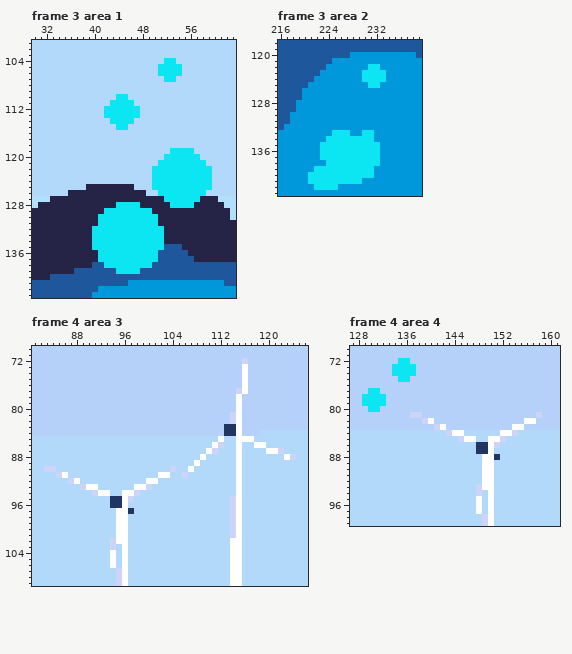
File history of a pixel-art file, aseprites/windmill-scene.aseprite. Above: the version before the commit.
256x144 pixels, 5 frames. Colours within 5 levels of each other are drawn and written as one. Shown: frame 3 area 1: x 30..63, y 101..143; frame 3 area 2: x 216..239, y 118..143; frame 4 area 3: x 81..126, y 70..109; frame 4 area 4: x 127..161, y 70..99. The commit also changed other frames or places, which this record leaves out.
After:
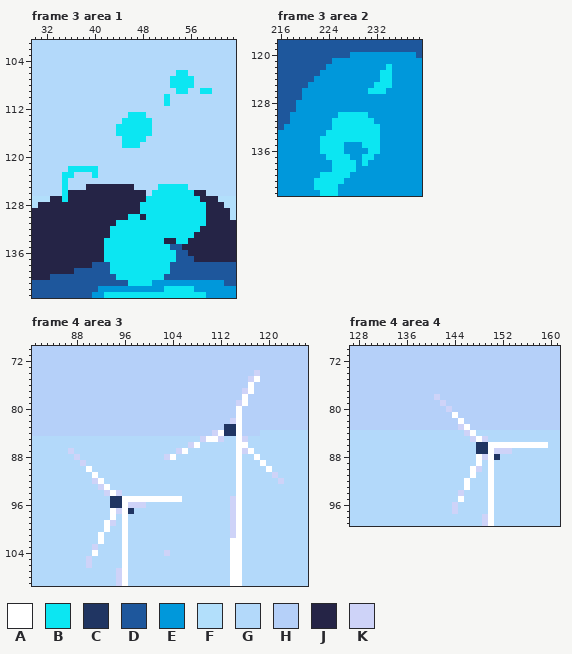
Palette (. is transparent): A #ffffff  B #0ce6f2  C #203562  D #1e579c  E #0098db  F #b2dffb  G #b3d9fa  H #b5d0f9  J #252446  K #ced3f8
Change:
Frame 3 area 1, layer "Ground/Ground 3":
y 104: x 52..53 BB -> GG
y 105: x 51..54 BBBB -> GGGG
y 106: x 51..53 BBB -> GGG; x 55 G -> B
y 107: x 52 B -> G; x 54..56 GGG -> BBB
y 108: x 53..56 GGGG -> BBBB
y 109: x 54..55 GG -> BB; x 58..59 GG -> BB
y 110: x 44..45 BB -> GG; x 52 G -> B
y 111: x 43..46 BBBB -> GGGG; x 52 G -> B
y 112: x 42..47 BBBBBB -> GGGGGG
y 113: x 42..45 BBBB -> GGGG; x 48 G -> B
y 114: x 43..44 BB -> GG; x 47..49 GGG -> BBB
y 115: x 46..49 GGGG -> BBBB
y 116: x 44..49 GGGGGG -> BBBBBB
y 117: x 45..48 GGGG -> BBBB
y 118: x 45..47 GGG -> BBB
y 119: x 53..56 BBBB -> GGGG
y 120: x 52..57 BBBBBB -> GGGGGG
y 121: x 51..58 BBBBBBBB -> GGGGGGGG
y 122: x 36..40 GGGGG -> BBBBB; x 50..59 BBBBBBBBBB -> GGGGGGGGGG
y 123: x 35..36 GG -> BB; x 40 G -> B; x 50..59 BBBBBBBBBB -> GGGGGGGGGG
y 124: x 35 G -> B; x 50..59 BBBBBBBBBB -> GGGGGGGGGG
y 125: x 35 G -> B; x 50 B -> G; x 56..59 BBBB -> GGGG
y 126: x 35 G -> B; x 50 G -> B; x 57..58 BB -> JJ
y 127: x 35 J -> B; x 49..51 JJJ -> BBB
y 128: x 44..52 BBBBJJJJJ -> JJJJBBBBB; x 57..58 JJ -> BB
y 129: x 42..47 BBBBBB -> JJJJJJ; x 50..58 JJJJJJJJJ -> BBBBBBBBB
y 130: x 41..45 BBBBB -> JJJJJ; x 48 B -> J; x 51..58 JJJJJJJJ -> BBBBBBBB
y 131: x 41..43 BBB -> JJJ; x 51..58 JJJJJJJJ -> BBBBBBBB
y 132: x 40..42 BBB -> JJJ; x 52..57 JJJJJJ -> BBBBBB
y 133: x 40..42 BBB -> JJJ; x 52..56 JJJJJ -> BBBBB
y 134: x 40..41 BB -> JJ; x 54..55 JJ -> BB
y 135: x 40..41 BB -> JJ; x 52 D -> B
y 136..137: x 41 B -> J; x 51..53 DDD -> BBB
y 138: x 42 B -> D; x 50..52 DDD -> BBB
y 139: x 43 D -> B; x 48..52 DDDDD -> BBBBB
y 140: x 44..51 DDDDDDDD -> BBBBBBBB
y 141: x 46..49 EEEE -> BBBB
y 142: x 52..56 EEEEE -> BBBBB
y 143: x 42..58 EEEEEEEEEEEEEEEEE -> BBBBBBBBBBBBBBBBB
Frame 3 area 2, layer "Ground/Ground 3":
y 122: x 231..232 BB -> EE; x 234 E -> B
y 123..124: x 230..232 BBB -> EEE; x 234 E -> B
y 125: x 231 B -> E; x 233..234 EE -> BB
y 126: x 231..233 EEE -> BBB
y 130: x 226..230 EEEEE -> BBBBB
y 131: x 225..231 EEEEEEE -> BBBBBBB
y 132: x 225..232 EEEEEEEE -> BBBBBBBB
y 133: x 224 E -> B; x 228..229 EE -> BB; x 232 E -> B
y 134: x 223 E -> B; x 232 E -> B
y 135: x 227..229 BBB -> EEE
y 136: x 227..230 BBBB -> EEEE
y 137: x 223 B -> E; x 228..229 BB -> EE; x 232 B -> E
y 138: x 224 B -> E; x 229 B -> E; x 231..232 BB -> EE
y 139: x 222..224 BBB -> EEE; x 229..231 BBB -> EEE
y 140: x 221..222 BB -> EE; x 228..231 BBBB -> EEEE
y 141: x 221 B -> E; x 227..229 BBB -> EEE
y 143: x 223..225 EEE -> BBB
Frame 4 area 3, layers "WIndmills/Windmill 2 >", "WIndmills/Windmill 3 >", "WIndmills/Windmill 1 >":
y 72: x 116 K -> H
y 73: x 116 A -> H
y 74: x 116 A -> H; x 118 H -> K
y 75: x 116..118 AHH -> HKA
y 76: x 116..117 AH -> HA
y 77: x 115..117 KAH -> HKA
y 78: x 115..116 AH -> HA
y 79: x 115..116 AH -> KA
y 81: x 114 K -> H
y 84: x 111..112 HH -> KA
y 85: x 109..112 GGGA -> KAAK; x 116..117 AA -> KG
y 86: x 107..108 GG -> KA; x 111..112 AK -> GG; x 116 G -> A; x 118..119 AA -> GG
y 87: x 87 G -> K; x 105..106 GG -> KA; x 110..111 AK -> GG; x 116..117 GG -> KA; x 120..122 AAK -> GGG
y 88: x 88 G -> K; x 103..104 GG -> KA; x 109 A -> G; x 118 G -> A; x 123..124 AK -> GG
y 89: x 89 G -> K; x 108 A -> G; x 119 G -> A
y 90: x 83..84 KK -> GG; x 90 G -> A; x 104 K -> G; x 107 A -> G; x 120 G -> A
y 91: x 85..86 KA -> GG; x 91 G -> A; x 102..103 AA -> GG; x 106 K -> G; x 121 G -> K
y 92: x 87..88 KA -> GG; x 91..92 GG -> KA; x 100..101 AA -> GG; x 122 G -> K
y 93: x 89..93 KAAGG -> GGGKA; x 98..100 AAK -> GGG
y 94: x 91..98 KAAGGAAK -> GGKAKGGG
y 95: x 97..105 KGGGGGGGG -> AAAAAAAAA
y 96: x 97..99 GGG -> KKK
y 97: x 94..95 GA -> AK
y 98: x 94..95 GA -> AG
y 99: x 93..95 GGA -> AKG
y 100: x 93 G -> A; x 95 A -> G
y 101: x 92 G -> A; x 95 A -> G
y 102: x 92 G -> A; x 94..95 KA -> GG
y 103: x 91 G -> K; x 94 K -> G
y 104: x 91 G -> A; x 94 A -> G; x 103 G -> K
y 105..106: x 90 G -> K; x 94 A -> G
Frame 4 area 4, layers "Ground/Ground 3", "WIndmills/Windmill 3 >":
y 72: x 135..136 BB -> HH
y 73..74: x 134..137 BBBB -> HHHH
y 75: x 135..136 BB -> HH
y 77: x 130..131 BB -> HH
y 78: x 129..132 BBBB -> HHHH; x 141 H -> K
y 79: x 129..132 BBBB -> HHHH; x 142 H -> K
y 80: x 130..131 BB -> HH; x 143 H -> K
y 81: x 137..138 KK -> HH; x 144 H -> A; x 158 K -> H
y 82: x 139..140 KA -> HH; x 145 H -> A; x 156..157 AA -> HH
y 83: x 141..142 KA -> HH; x 145..146 HH -> KA; x 154..155 AA -> HH
y 84: x 143..147 KAAGG -> GGGKA; x 152..154 AAK -> GGG
y 85: x 145..152 KAAGGAAK -> GGKAKGGG
y 86: x 151..159 KGGGGGGGG -> AAAAAAAAA
y 87: x 151..153 GGG -> KKK
y 88: x 148..149 GA -> AK
y 89: x 148..149 GA -> AG
y 90: x 147..149 GGA -> AKG
y 91: x 147 G -> A; x 149 A -> G
y 92: x 146 G -> A; x 149 A -> G
y 93: x 146 G -> A; x 148..149 KA -> GG
y 94: x 145 G -> K; x 148 K -> G
y 95: x 145 G -> A; x 148 A -> G
y 96..97: x 144 G -> K; x 148 A -> G
Where, in picture pixels (left, top, right, bottom), the same in both pictures:
changed: (62, 58, 212, 298)
changed: (362, 64, 392, 94)
changed: (308, 112, 380, 196)
changed: (44, 358, 296, 568)
changed: (362, 358, 548, 514)
